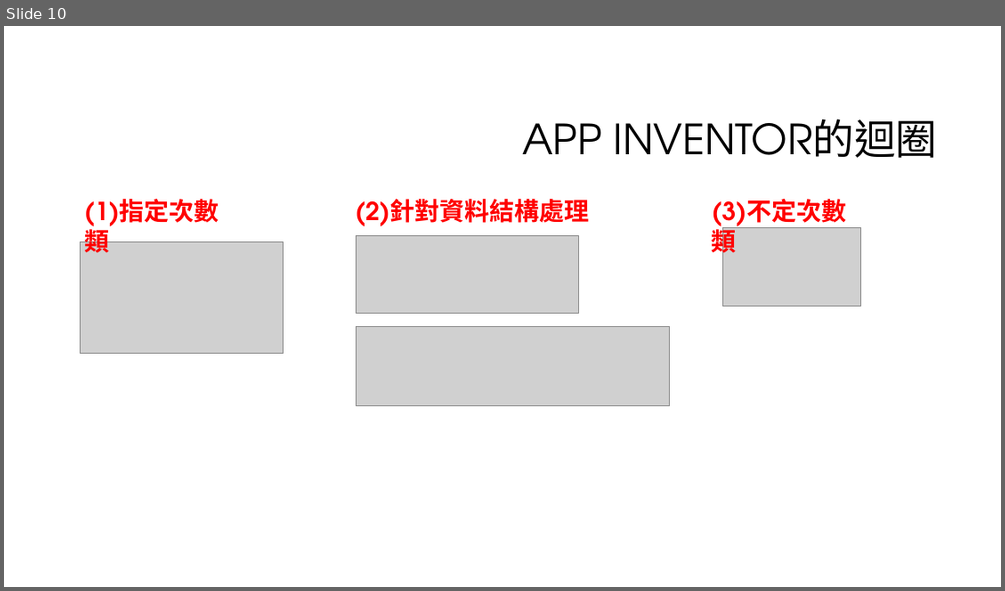
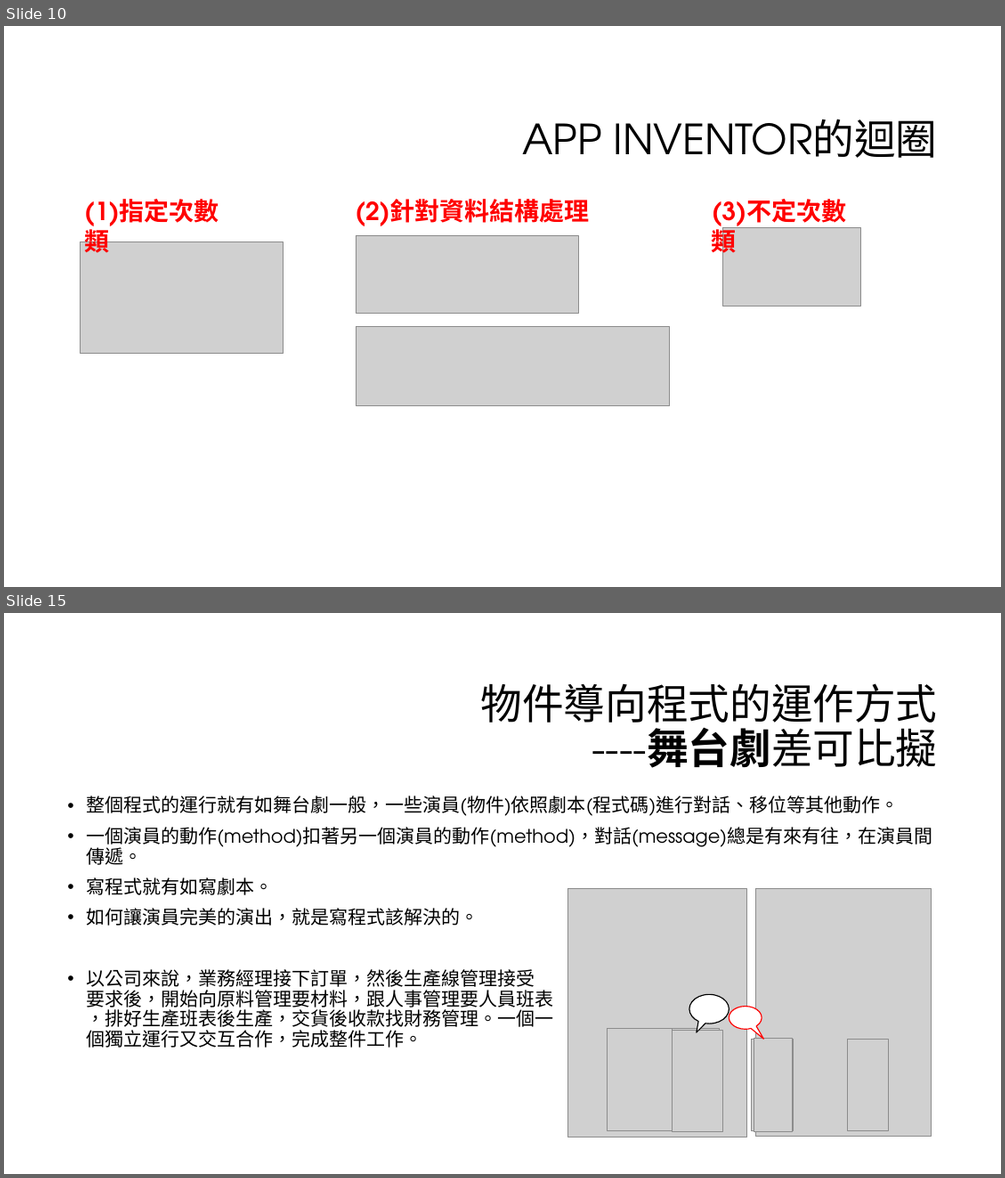
Before and after one commit to liulawsi/My_PPTs, a slide deck: CHING JIAN/AppInventor/04_程式設計基礎心法.pptx. Shown one above the other, each under a label of ours: slide 10 before the commit, slides 10 and 15 after it; the slides between them are not shown. The pictures are 1005x591 and 1005x1178 pixels, drawn with LibreOffice and Linux fonts; fonts in the diff are those of the drawing; grey boxes stand for pictures; background and template pictures are left out. Boxes give left, top, right and bottom in pixels: in the first picture for what was removed or moved away, otherwise in the second. Text is boxed around its words. In the diff, an @@ line names an element or a change of style, - is before the commit and + after.

```diff
--- a/CHING JIAN/AppInventor/04_程式設計基礎心法.pptx
+++ b/CHING JIAN/AppInventor/04_程式設計基礎心法.pptx
@@ slide 15 added at (4,613,1001,1174), background #FFFFFF @@
@@ title added at (481,683,938,768), 40 pt, text #000000 @@
+物件導向程式的運作方式
+----舞台劇差可比擬
@@ text added at (86,795,932,1047), 18 pt, text #000000 @@
+• 整個程式的運行就有如舞台劇一般，一些演員(物件)依照劇本(程式碼)進行對話、移位等其他動作。
+• 一個演員的動作(method)扣著另一個演員的動作(method)，對話(message)總是有來有往，在演員間傳遞。
+• 寫程式就有如寫劇本。
+• 如何讓演員完美的演出，就是寫程式該解決的。
+• 以公司來說，業務經理接下訂單，然後生產線管理接受
+  要求後，開始向原料管理要材料，跟人事管理要人員班表
+  ，排好生產班表後生產，交貨後收款找財務管理。一個一
+  個獨立運行又交互合作，完成整件工作。
@@ picture added at (568,888,746,1136) @@
@@ picture added at (755,888,930,1135) @@
@@ speech bubble added at (689,995,729,1023), fill #FFFFFF, outline #000000 1 pt @@
@@ speech bubble added at (729,1006,762,1030), fill #FFFFFF, outline #FF0000 1 pt @@
@@ picture added at (607,1028,672,1130) @@
@@ picture added at (655,1028,720,1130) @@
@@ picture added at (672,1030,723,1132) @@
@@ picture added at (751,1039,793,1131) @@
@@ picture added at (752,1039,793,1131) @@
@@ picture added at (753,1038,792,1131) @@
@@ picture added at (848,1039,889,1131) @@
```
Also in this commit, not shown: 1 slide changed, 5 other slides added, 6 other files.
